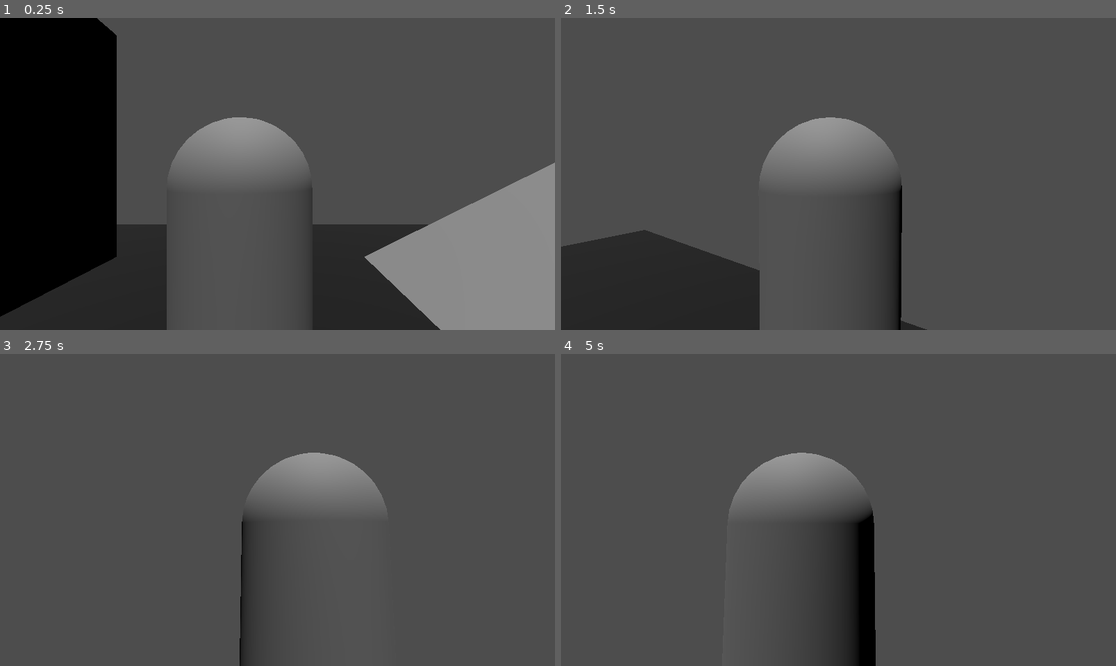
Above: before the commit, frames 1-4 (two rows, left to right).
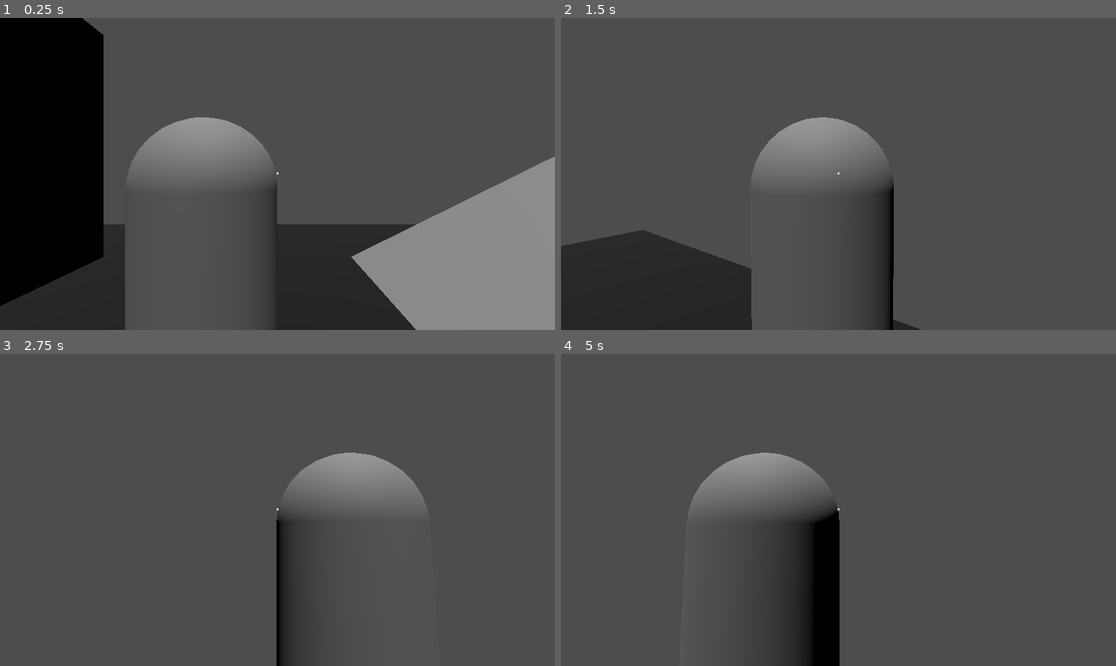
Above: after the commit, the same moments.

Repository: nikolastyllis/upgraded-umbrella
Game: Godot game, scene res://player_controller_testing.tscn
Same seed, same stepped clock (60 frames per second), same inputs: the game is played once before the commit and once after it. The project has no main scene, so this scene is started directly.
Inputs (mouse positions are in pixels of both pictures, inside the frame that each line leads up to):
- Up to frame 1 (0.25 s): no input
- Up to frame 2 (1.5 s): tap Enter (ui_accept) at 0.5, 0.77 s; move the mouse to (866, 174) at 0.52 s; hold W (up) from 0.53 s (still down); tap V (camera) at 0.6, 1.35 s; move the mouse to (810, 174) at 1.27 s
- Up to frame 3 (2.75 s): keep holding W (up); tap Enter (ui_accept) at 1.52 s; move the mouse to (288, 503) at 2.02 s; tap V (camera) at 2.1 s
- Up to frame 4 (5 s): keep holding W (up); move the mouse to (832, 516) at 2.77 s; tap V (camera) at 2.85, 3.6, 4.35 s; tap Enter (ui_accept) at 3.02, 3.77, 4.52 s; move the mouse to (877, 513) at 3.52 s; move the mouse to (794, 506) at 4.27 s

The runs differ from the first frame. In frame 1, 11% of the frame differs, in the area x 0-100%, y 0-100%; in frame 2, 1.9%; in frame 3, 4.4%; in frame 4, 9.5%.

Commit message:
Added crosshair

Diff:
--- a/bad-ideas-game-jam/player_controller_testing.tscn
+++ b/bad-ideas-game-jam/player_controller_testing.tscn
@@ -13,6 +13,7 @@
 [sub_resource type="CapsuleMesh" id="CapsuleMesh_u0d2a"]
 
 [sub_resource type="CapsuleShape3D" id="CapsuleShape3D_myya0"]
+radius = 0.5834961
 
 [sub_resource type="BoxMesh" id="BoxMesh_p6kl7"]
 
@@ -42,10 +43,10 @@
 shape = SubResource("CapsuleShape3D_myya0")
 
 [node name="CameraPosition1" type="Node3D" parent="Player" unique_id=1064045627]
-transform = Transform3D(1, 0, 0, 0, 1, 0, 0, 0, 1, 0.25, 0.6, 0)
+transform = Transform3D(1, 0, 0, 0, 1, 0, 0, 0, 1, 0.5, 0.6, 0)
 
 [node name="CameraPosition2" type="Node3D" parent="Player" unique_id=1722601413]
-transform = Transform3D(1, 0, 0, 0, 1, 0, 0, 0, 1, -0.25, 0.6, 0)
+transform = Transform3D(1, 0, 0, 0, 1, 0, 0, 0, 1, -0.5, 0.6, 0)
 
 [node name="CameraOrigin" type="Node3D" parent="Player" unique_id=1694108831]
 transform = Transform3D(1, 0, 0, 0, 1, 0, 0, 0, 1, 0.5, 0.6, 0)
@@ -56,6 +57,37 @@
 
 [node name="Camera3D" type="Camera3D" parent="Player/CameraOrigin/SpringArm3D" unique_id=1779981953]
 transform = Transform3D(1, 0, 0, 0, 1, 0, 0, 0, 1, 0, 0, 2)
+
+[node name="Control" type="Control" parent="Player/CameraOrigin/SpringArm3D/Camera3D" unique_id=1335738755]
+layout_mode = 3
+anchors_preset = 8
+anchor_left = 0.5
+anchor_top = 0.5
+anchor_right = 0.5
+anchor_bottom = 0.5
+offset_left = -20.0
+offset_top = -20.0
+offset_right = 20.0
+offset_bottom = 20.0
+grow_horizontal = 2
+grow_vertical = 2
+
+[node name="RichTextLabel" type="RichTextLabel" parent="Player/CameraOrigin/SpringArm3D/Camera3D/Control" unique_id=1176087892]
+layout_mode = 1
+anchors_preset = 8
+anchor_left = 0.5
+anchor_top = 0.5
+anchor_right = 0.5
+anchor_bottom = 0.5
+offset_left = -19.0
+offset_top = -21.0
+offset_right = 21.0
+offset_bottom = 19.0
+grow_horizontal = 2
+grow_vertical = 2
+text = "•"
+horizontal_alignment = 1
+vertical_alignment = 1
 
 [node name="DirectionalLight3D" type="DirectionalLight3D" parent="." unique_id=167602176]
 transform = Transform3D(1, 0, 0, 0, 0.2874441, 0.9577974, 0, -0.9577974, 0.2874441, 0, 5.70224, 0)
